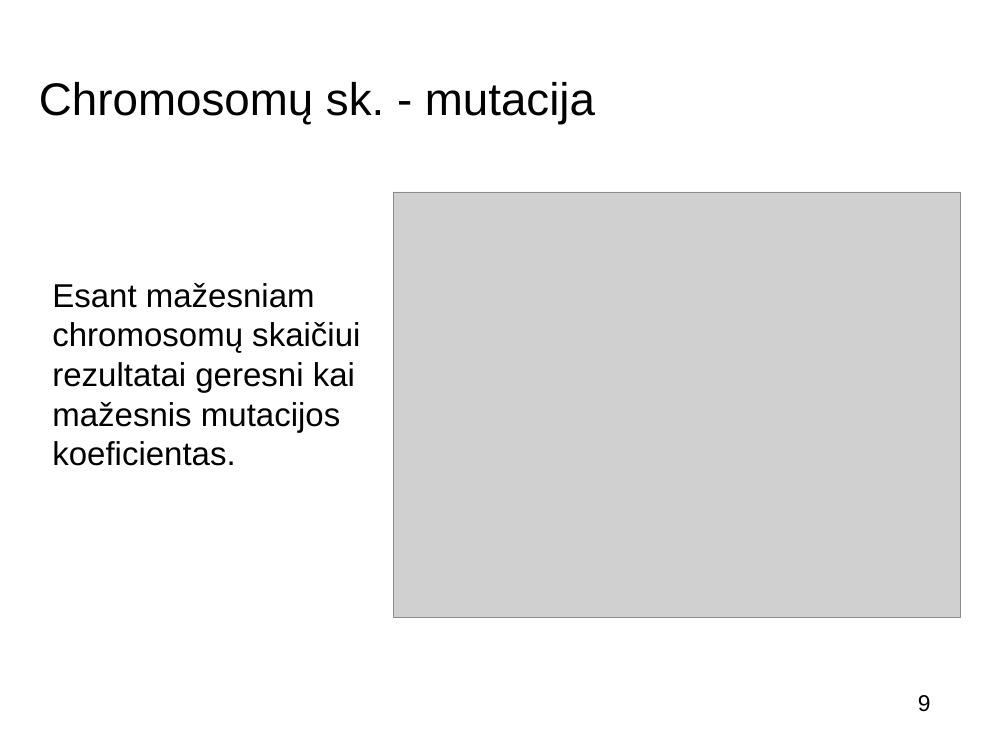
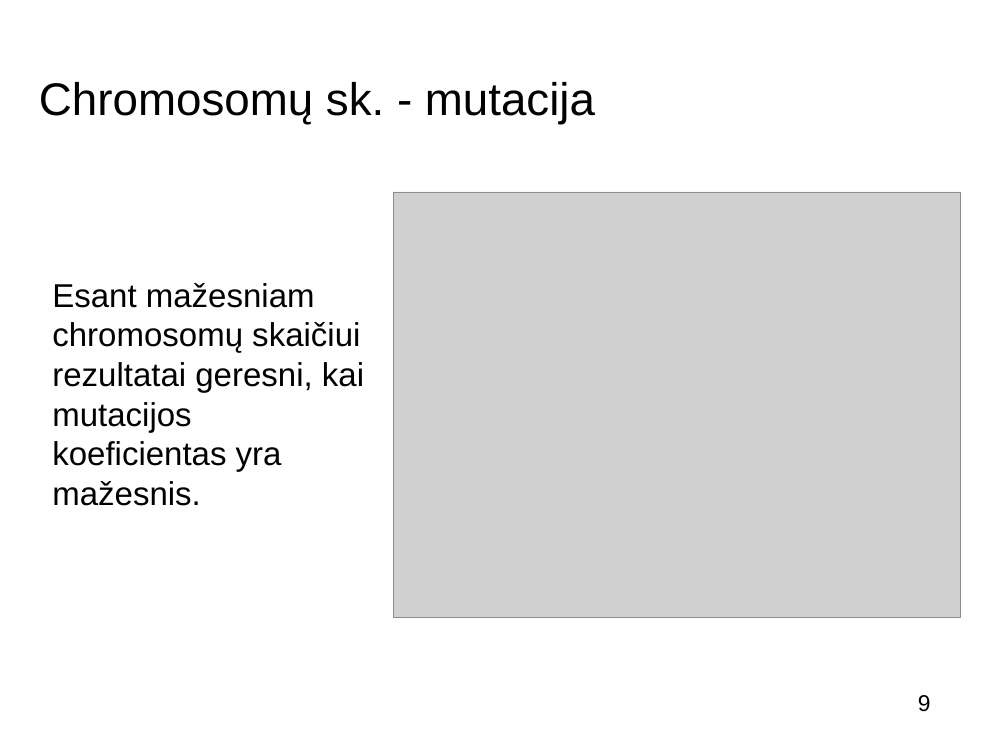
Before and after one commit to buz-zard/_archive, a slide deck: slide 9 of final-thesis/doc/presentation_[K.Š.].odp. Drawn at 1008x756 pixels with LibreOffice and Linux fonts; fonts in the diff are those of the drawing; grey boxes stand for pictures; background and template pictures are left out. Boxes give left, top, right and bottom in pixels: in the first picture for what was removed or moved away, otherwise in the second. Text is boxed around its words. In the diff, an @@ line names an element or a change of style, - is before the commit and + after.

```diff
--- a/final-thesis/doc/presentation_[K.Š.].odp
+++ b/final-thesis/doc/presentation_[K.Š.].odp
@@ text at [52,283,364,506]: text changed @@
-Esant mažesniam chromosomų skaičiui rezultatai geresni kai mažesnis mutacijos koeficientas.
+Esant mažesniam chromosomų skaičiui rezultatai geresni, kai mutacijos koeficientas yra mažesnis.
```
Also in this commit, not shown: 7 other slides changed, 1 other file.
